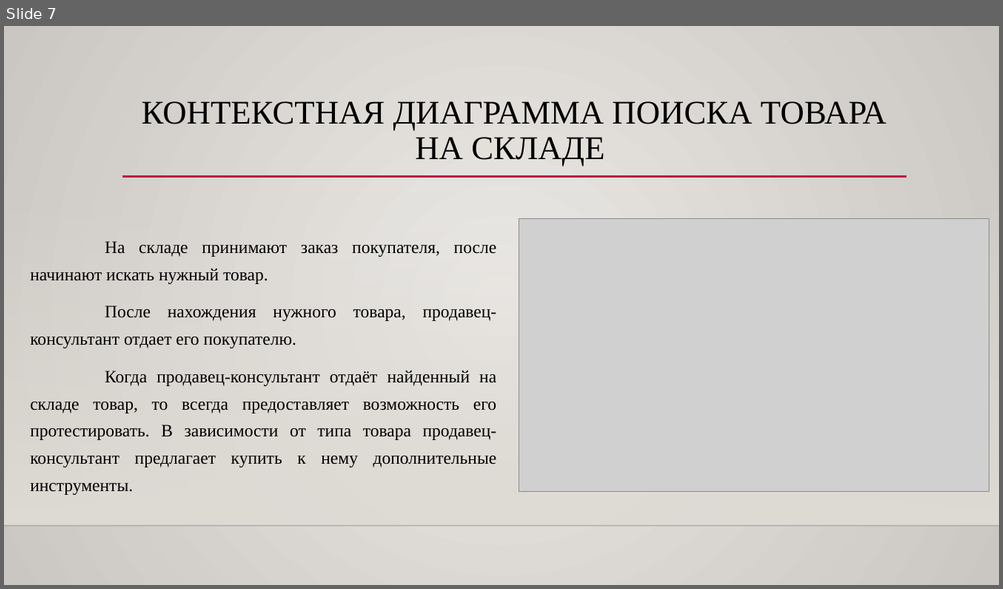
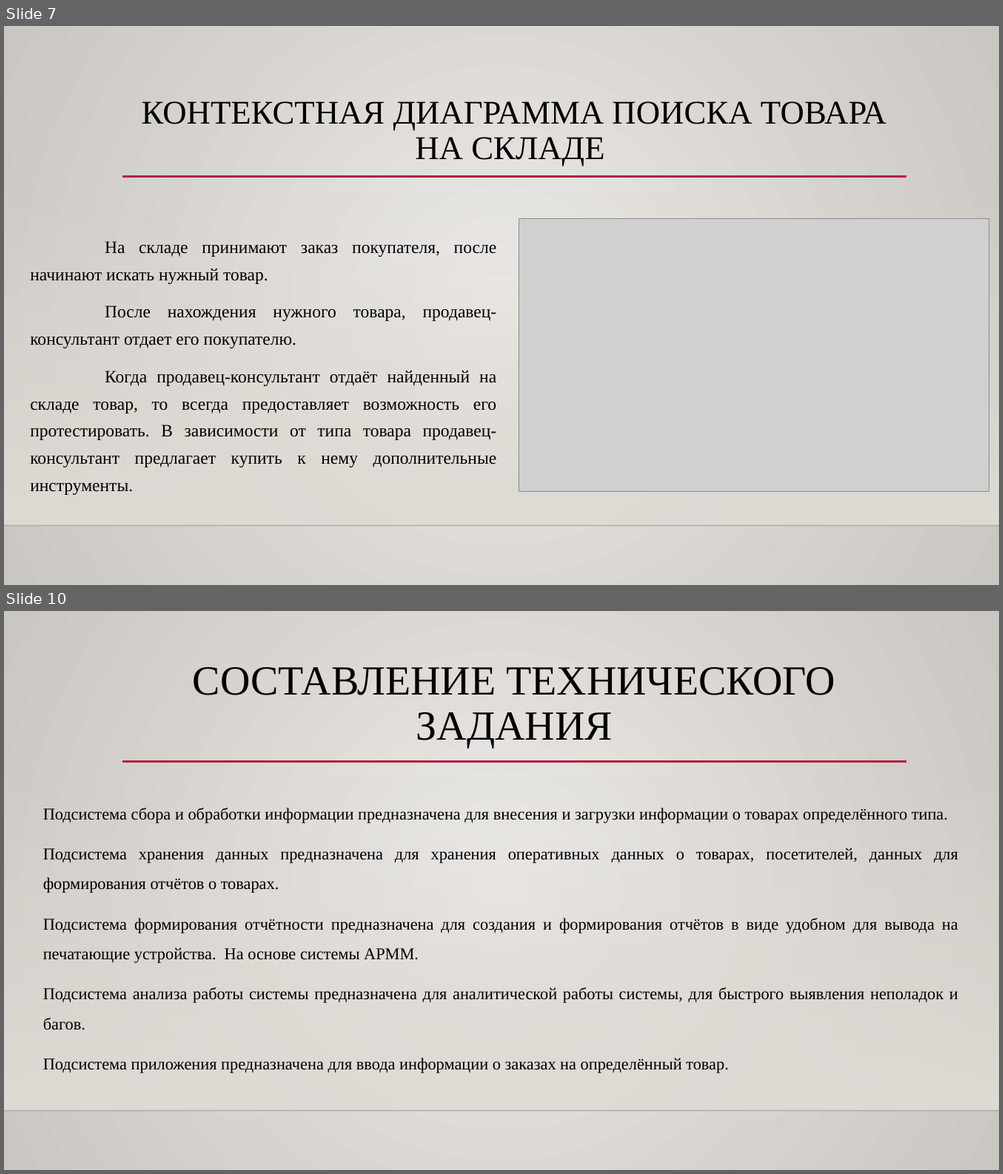
Before and after one commit to TohaLike/CourseWork, a slide deck: Проект курсовой/КУРСОВАЯ РАБОТА по МДК 01.pptx. Shown one above the other, each under a label of ours: slide 7 before the commit, slides 7 and 10 after it; the slides between them are not shown. The pictures are 1003x589 and 1003x1174 pixels, drawn with LibreOffice and Linux fonts; fonts in the diff are those of the drawing; grey boxes stand for pictures; background and template pictures are left out. Boxes give left, top, right and bottom in pixels: in the first picture for what was removed or moved away, otherwise in the second. Text is boxed around its words. In the diff, an @@ line names an element or a change of style, - is before the commit and + after.

```diff
--- a/Проект курсовой/КУРСОВАЯ РАБОТА по МДК 01.pptx
+++ b/Проект курсовой/КУРСОВАЯ РАБОТА по МДК 01.pptx
@@ slide 10 added at [4, 611, 999, 1170], background gradient #ECEAE7 to #CAC7C1; not listed: 3 template elements that a slide beside it also shows @@
@@ title added at [193, 667, 835, 748], 40 pt, text #000000 @@
+СОСТАВЛЕНИЕ ТЕХНИЧЕСКОГО ЗАДАНИЯ
@@ text added at [43, 808, 958, 1073], 16 pt, text #000000 @@
+Подсистема сбора и обработки информации предназначена для внесения и загрузки информации о товарах определённого типа.
+Подсистема хранения данных предназначена для хранения оперативных данных о товарах, посетителей, данных для формирования отчётов о товарах.
+Подсистема формирования отчётности предназначена для создания и формирования отчётов в виде удобном для вывода на печатающие устройства. На основе системы АРММ.
+Подсистема анализа работы системы предназначена для аналитической работы системы, для быстрого выявления неполадок и багов.
+Подсистема приложения предназначена для ввода информации о заказах на определённый товар.
```
Also in this commit, not shown: 2 slides changed, 3 other slides added, 4 other files.
